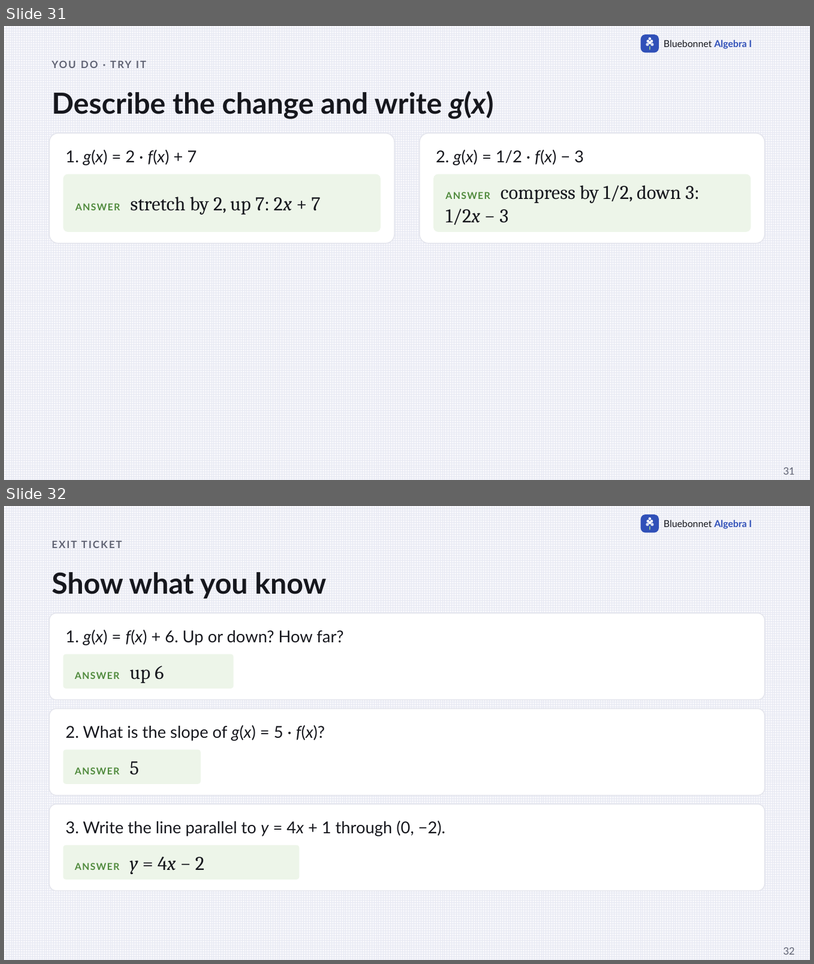
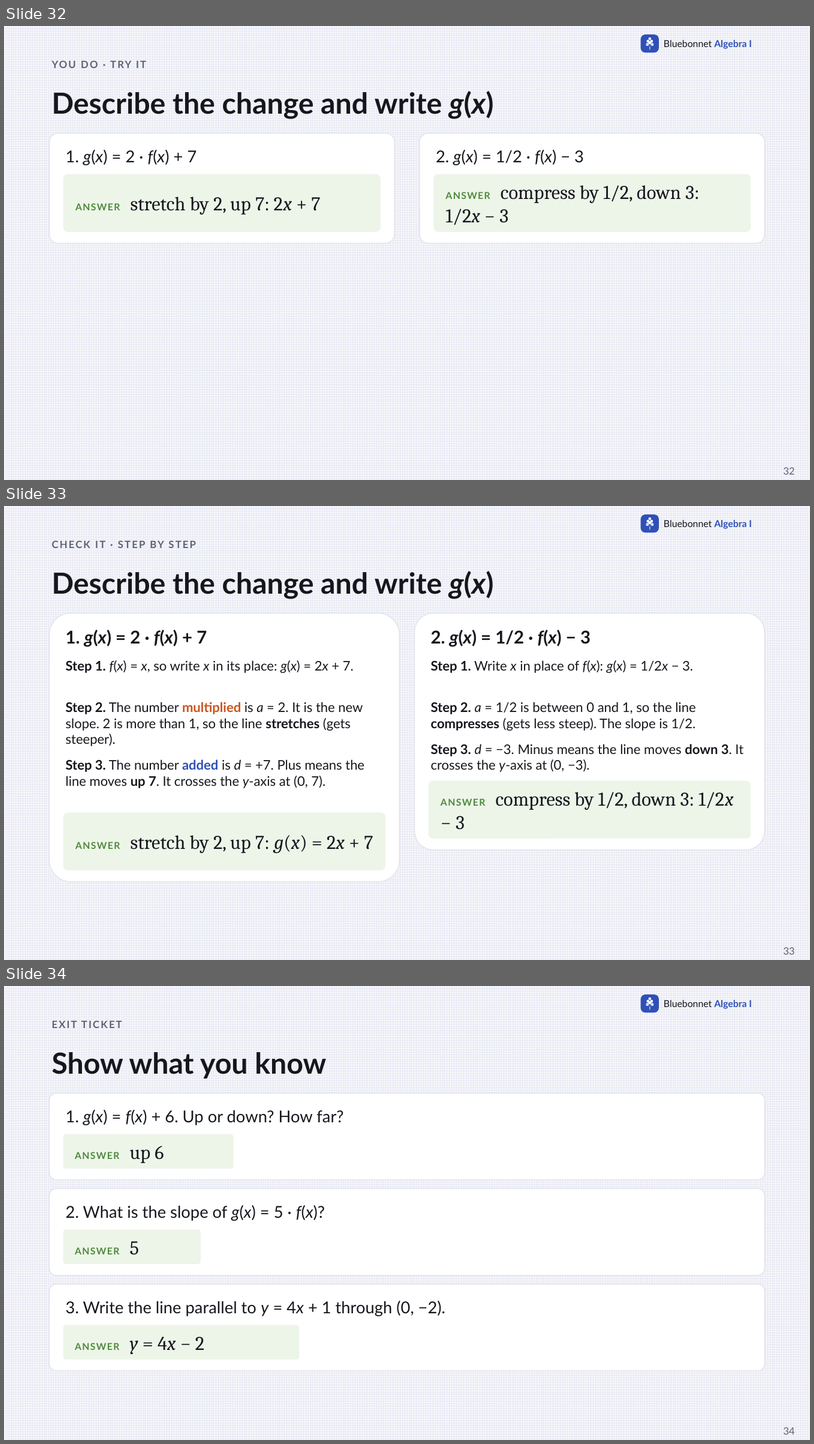
Before and after one commit to Apolloat2022/Algebra1M2U1L4, a slide deck: IEP/t2-lesson1-transforming-linear-functions-IEP-catchup.pptx. Shown one above the other, each under a label of ours: slides 31 and 32 before the commit, slides 32, 33 and 34 after it. The pictures are 814x964 and 814x1444 pixels, drawn with LibreOffice and Linux fonts; fonts in the diff are those of the drawing. Boxes give left, top, right and bottom in pixels: in the first picture for what was removed or moved away, otherwise in the second. Text is boxed around its words. In the diff, an @@ line names an element or a change of style, - is before the commit and + after.

```diff
--- a/IEP/t2-lesson1-transforming-linear-functions-IEP-catchup.pptx
+++ b/IEP/t2-lesson1-transforming-linear-functions-IEP-catchup.pptx
@@ slide 33 added at bbox=[4, 506, 810, 960], background pattern #E6E8F2 on #F7F7FB; not listed: 9 template elements that a slide beside it also shows @@
@@ text added at bbox=[150, 541, 164, 548], 12 pt, text #5F6272, bold @@
+CHECK IT · STEP BY STEP
@@ text added at bbox=[52, 571, 494, 599], 34.5 pt, text #16171D, bold @@
+Describe the change and write g(x)
@@ rounded rectangle added at bbox=[50, 613, 399, 882], fill #FFFFFF, outline #E3E4EC 1 pt @@
@@ rounded rectangle added at bbox=[415, 613, 765, 850], fill #FFFFFF, outline #E3E4EC 1 pt @@
@@ text added at bbox=[66, 630, 207, 647], 21 pt, text #16171D, bold @@
+1. g(x) = 2 · f(x) + 7
@@ text added at bbox=[431, 630, 591, 647], 21 pt, text #16171D, bold @@
+2. g(x) = 1/2 · f(x) − 3
@@ text added at bbox=[66, 660, 354, 673], 15.8 pt, text #16171D @@
+Step 1. f(x) = x, so write x in its place: g(x) = 2x + 7.
@@ text added at bbox=[431, 660, 693, 673], 15.8 pt, text #16171D @@
+Step 1. Write x in place of f(x): g(x) = 1/2x − 3.
@@ text added at bbox=[66, 702, 363, 746], 15.8 pt, text #16171D @@
+Step 2. The number multiplied is a = 2. It is the new slope. 2 is more than 1, so the line stretches (gets steeper).
@@ text added at bbox=[431, 702, 696, 730], 15.8 pt, text #16171D @@
+Step 2. a = 1/2 is between 0 and 1, so the line compresses (gets less steep). The slope is 1/2.
@@ text added at bbox=[431, 744, 744, 772], 15.8 pt, text #16171D @@
+Step 3. d = −3. Minus means the line moves down 3. It crosses the y-axis at (0, −3).
@@ text added at bbox=[66, 759, 365, 788], 15.8 pt, text #16171D @@
+Step 3. The number added is d = +7. Plus means the line moves up 7. It crosses the y-axis at (0, 7).
@@ rounded rectangle added at bbox=[429, 781, 751, 838], fill #EDF5E9, 23.2 pt, text #16171D @@
+ANSWER compress by 1/2, down 3: 1/2x − 3
@@ rounded rectangle added at bbox=[63, 812, 386, 870], fill #EDF5E9, 23.2 pt, text #16171D @@
+ANSWER stretch by 2, up 7: g(x) = 2x + 7
@@ page number added at bbox=[783, 947, 795, 954], 12 pt, text #5F6272 @@
+33
@@ what was slide 31 is now slide 32 @@
@@ page number at bbox=[783, 467, 795, 474]: text changed @@
-31
+32
@@ what was slide 32 is now slide 34 @@
@@ page number at bbox=[783, 1427, 795, 1434]: text changed @@
-32
+34
```
Also in this commit, not shown: 1 other slide added, 17 other files.
